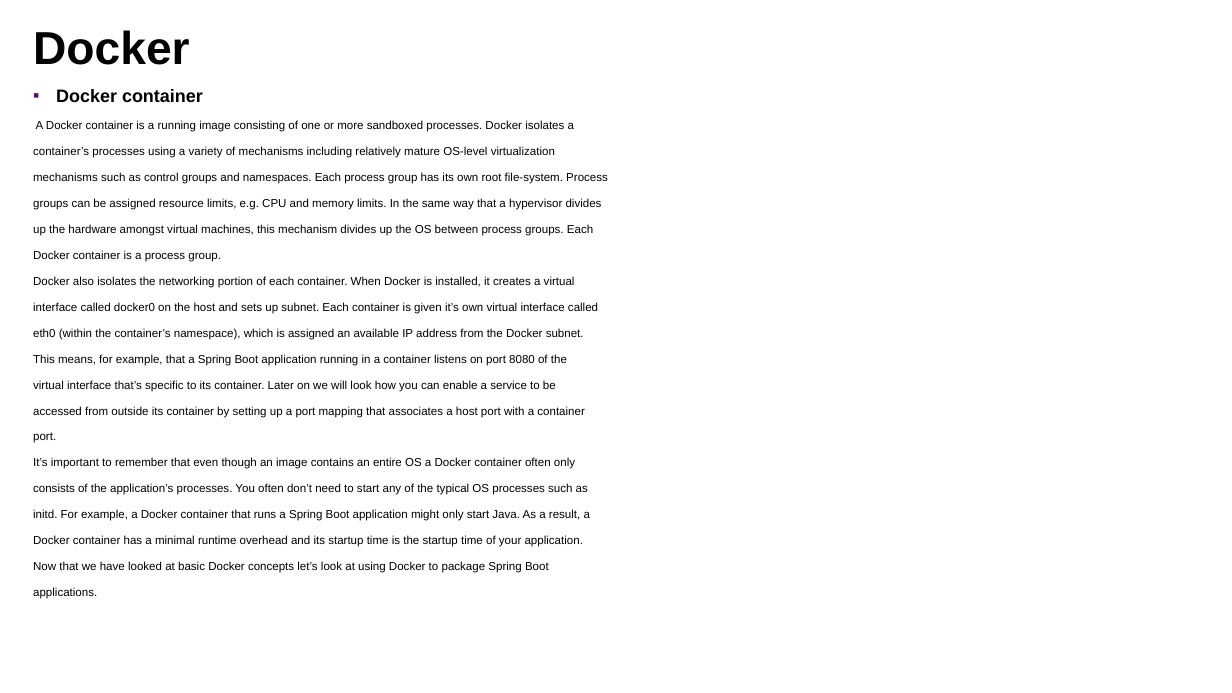
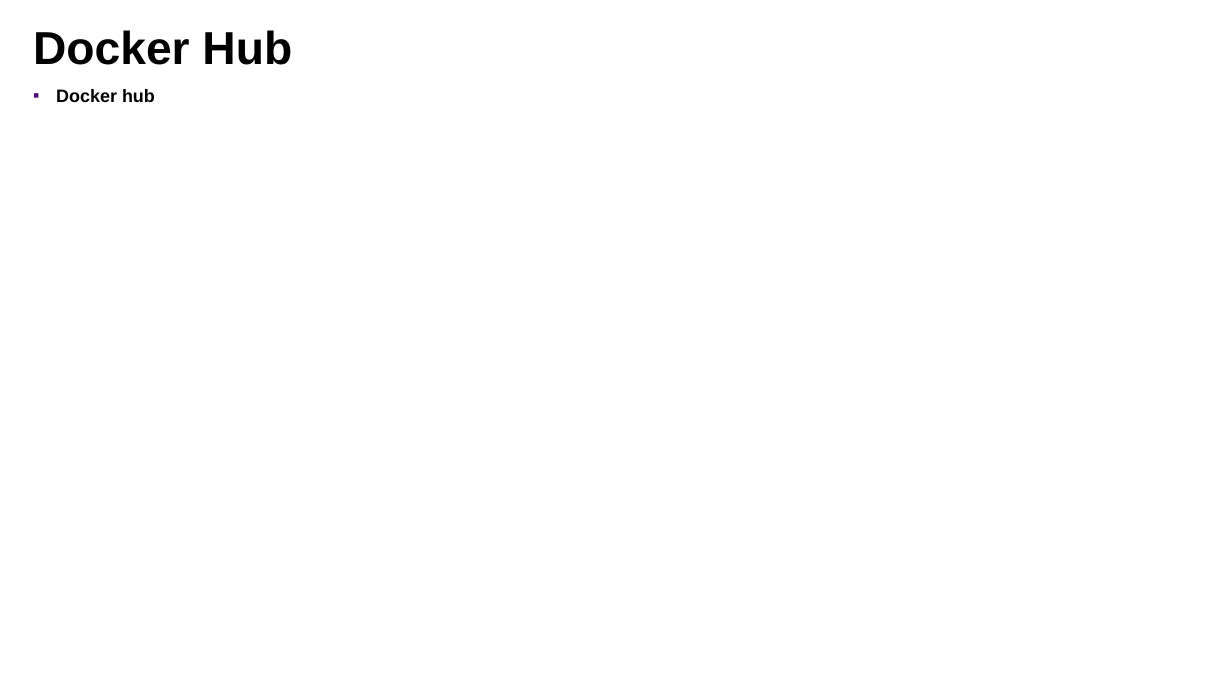
Before and after one commit to lbennardis/microS_code2016_DOCS, a slide deck: slide 25 of luigiBennardisMicroservices.pptx (slide 23 before the commit). Drawn at 1232x693 pixels with LibreOffice and Linux fonts; fonts in the diff are those of the drawing; background and template pictures are left out. Boxes give left, top, right and bottom in pixels: in the first picture for what was removed or moved away, otherwise in the second. Text is boxed around its words. In the diff, an @@ line names an element or a change of style, - is before the commit and + after.

```diff
--- a/luigiBennardisMicroservices.pptx
+++ b/luigiBennardisMicroservices.pptx
@@ title at box(33, 30, 292, 65): text changed @@
-Docker
+Docker Hub
@@ text at box(56, 89, 155, 102): text changed; size 18 to 28 pt; bold on @@
-▪ Docker container
-A Docker container is a running image consisting of one or more sandboxed processes. Docker isolates a
-container’s processes using a variety of mechanisms including relatively mature OS-level virtualization
-mechanisms such as control groups and namespaces. Each process group has its own root file-system. Process
-groups can be assigned resource limits, e.g. CPU and memory limits. In the same way that a hypervisor divides
-up the hardware amongst virtual machines, this mechanism divides up the OS between process groups. Each
-Docker container is a process group.
-Docker also isolates the networking portion of each container. When Docker is installed, it creates a virtual
-interface called docker0 on the host and sets up subnet. Each container is given it’s own virtual interface called
-eth0 (within the container’s namespace), which is assigned an available IP address from the Docker subnet.
-This means, for example, that a Spring Boot application running in a container listens on port 8080 of the
-virtual interface that’s specific to its container. Later on we will look how you can enable a service to be
-accessed from outside its container by setting up a port mapping that associates a host port with a container
-port.
-It’s important to remember that even though an image contains an entire OS a Docker container often only
-consists of the application’s processes. You often don’t need to start any of the typical OS processes such as
-initd. For example, a Docker container that runs a Spring Boot application might only start Java. As a result, a
-Docker container has a minimal runtime overhead and its startup time is the startup time of your application.
-Now that we have looked at basic Docker concepts let’s look at using Docker to package Spring Boot
-applications.
+▪ Docker hub
```
Also in this commit, not shown: 14 other slides changed, 5 slides added, 1 slide removed.
